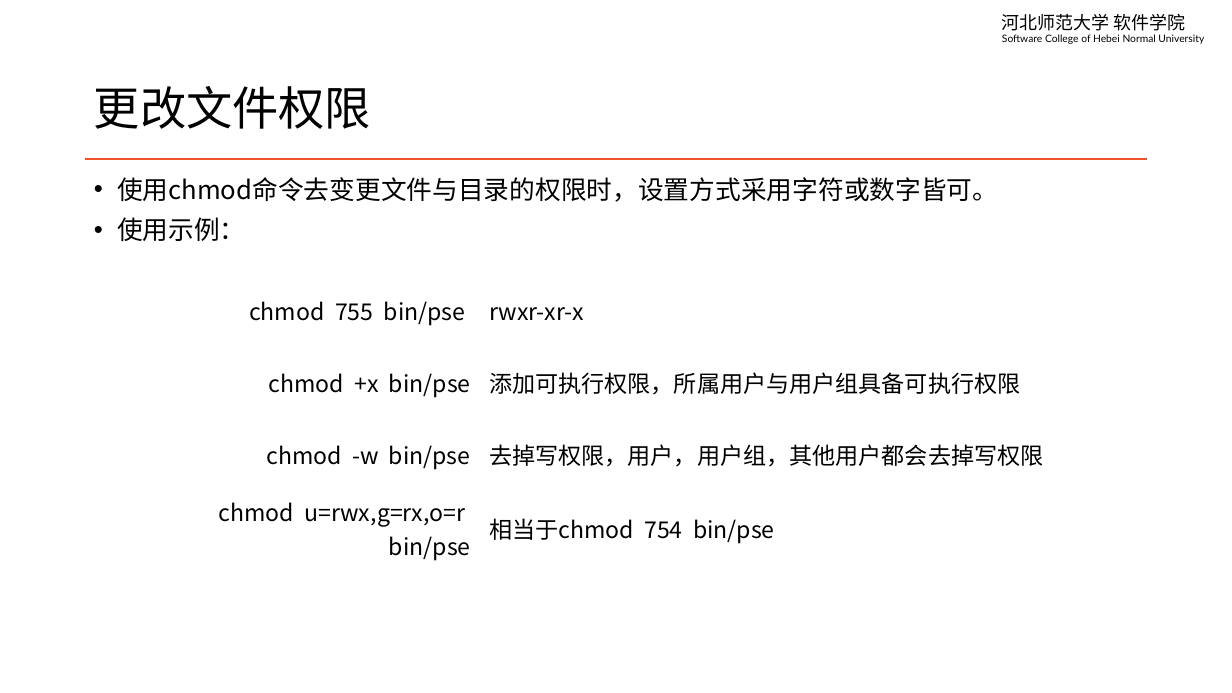
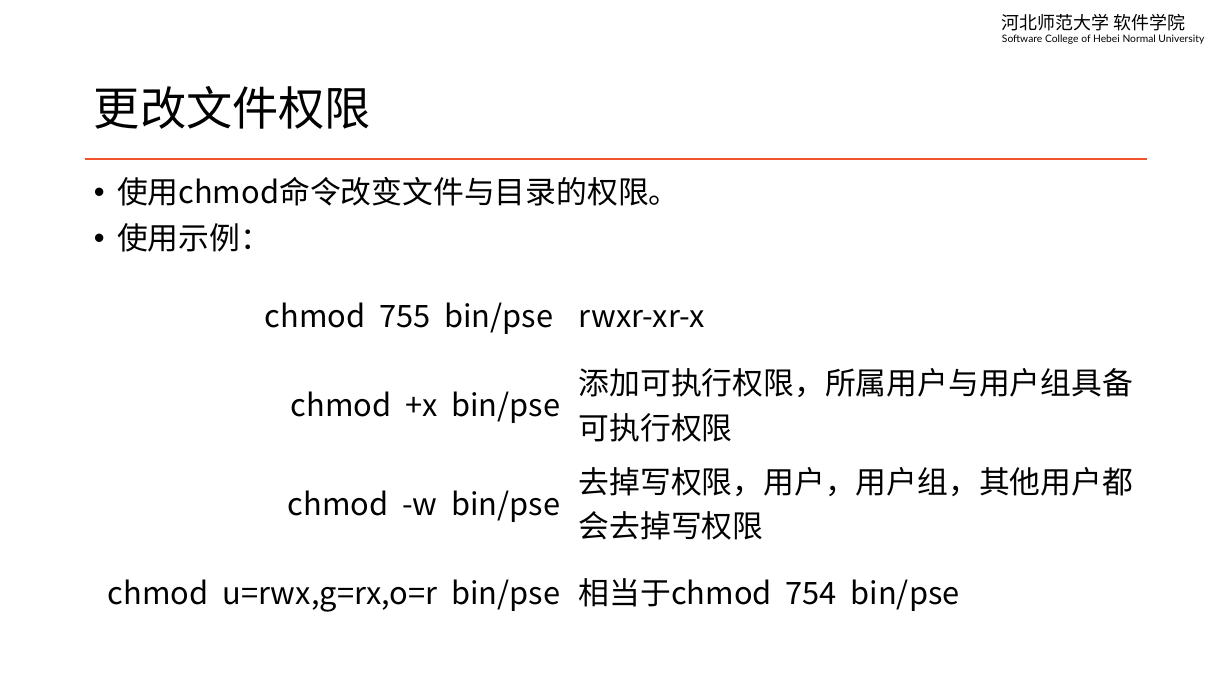
Before and after one commit to edu2act/course-linux-system, a slide deck: slide 10 of materials/slides/ch08-file-management.pptx (slide 9 before the commit). Drawn at 1232x693 pixels with LibreOffice and Linux fonts; fonts in the diff are those of the drawing. Boxes give left, top, right and bottom in pixels: in the first picture for what was removed or moved away, otherwise in the second. Text is boxed around its words. In the diff, an @@ line names an element or a change of style, - is before the commit and + after.

```diff
--- a/materials/slides/ch08-file-management.pptx
+++ b/materials/slides/ch08-file-management.pptx
@@ text at (x1=117, y1=177, x2=680, y2=206): text changed; size 20 to 24 pt @@
-• 使用chmod命令去变更文件与目录的权限时，设置方式采用字符或数字皆可。
+• 使用chmod命令改变文件与目录的权限。
@@ text at (x1=117, y1=223, x2=271, y2=252): size 20 to 24 pt in "使用示例：" @@
@@ table at (x1=91, y1=274, x2=1154, y2=618) @@
@@ size 18 to 24 pt @@
@@ table resized from (x1=132, y1=274, x2=1086, y2=564) to (x1=91, y1=274, x2=1154, y2=618) @@
```
Also in this commit, not shown: 10 other slides changed, 2 slides added, 2 other files.
